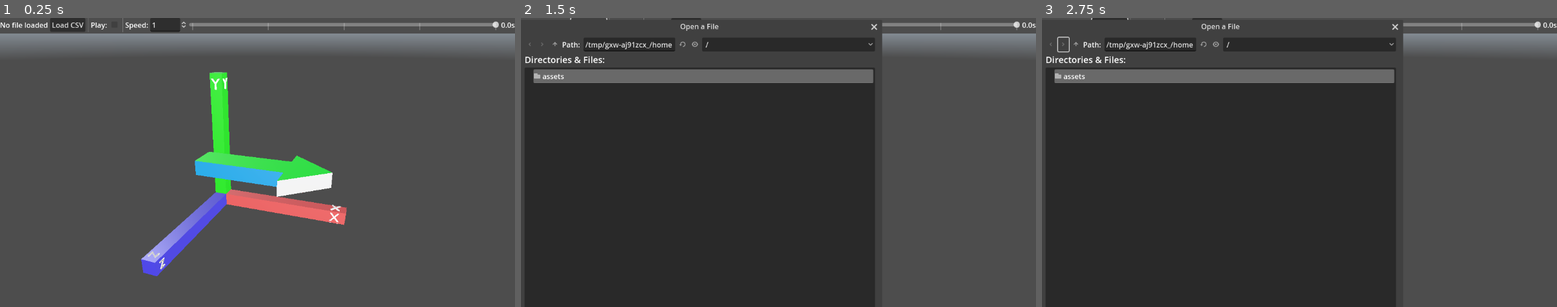
Above: before the commit, frames 1-3 (left to right).
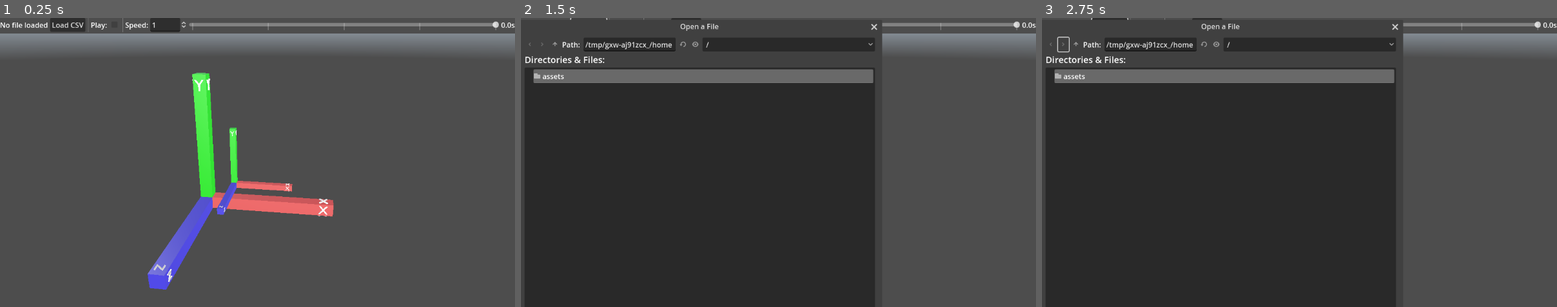
Above: after the commit, the same moments.

Repository: manforowicz/3d-rotation-visualizer
Game: Godot game, scene res://main.tscn
Two runs of this game, one before a commit and one after it. Both use one fixed random seed, a clock stepped at 60 frames per second and the inputs below. A sky picture missing from this copy of the repository is replaced by a grey-blue gradient.
Inputs (mouse positions are in pixels of both pictures, inside the frame that each line leads up to):
- Up to frame 1 (0.25 s): no input
- Up to frame 2 (1.5 s): tap Enter at 0.5 s; move the mouse to (891, 148) at 0.52 s; click (891, 148) at 0.67 s; click "Load CSV" at 1.25 s
- Up to frame 3 (2.75 s): click (1062, 44) at 2 s

The runs differ from the first frame. In frame 1, 7.3% of the frame differs, in the area x 27-68%, y 18-94%; in frame 2, less than 0.1%; in frame 3, less than 0.1%.

Commit message:
Changed first value in CSV to be real

Diff:
--- a/LoadCSV.gd
+++ b/LoadCSV.gd
@@ -34,7 +34,11 @@
 			vals.append(elem.strip_edges().to_float())
 
 		times.append(vals[0])
-		quaternions.append(Quaternion(vals[1], vals[2], vals[3], vals[4]))
+		var real = vals[1]
+		var i = vals[2]
+		var j = vals[3]
+		var k = vals[4]
+		quaternions.append(Quaternion(i, j, k, real))
 
 	file.close()
 
--- a/main.tscn
+++ b/main.tscn
@@ -1,8 +1,7 @@
-[gd_scene load_steps=10 format=3 uid="uid://uvqykp4o1ups"]
+[gd_scene load_steps=9 format=3 uid="uid://uvqykp4o1ups"]
 
 [ext_resource type="Script" path="res://LoadCSV.gd" id="1_1361n"]
 [ext_resource type="Texture2D" uid="uid://xv2vmt67ie6" path="res://assets/starmap_2020_4k.exr" id="1_pdgtm"]
-[ext_resource type="PackedScene" uid="uid://c2e3g15pghepr" path="res://assets/arrow.glb" id="1_sonsq"]
 [ext_resource type="PackedScene" uid="uid://dwwiu886b7ly" path="res://assets/axis.glb" id="2_7xri3"]
 [ext_resource type="Script" path="res://VideoControls.gd" id="2_jcikg"]
 [ext_resource type="Script" path="res://CameraPivot.gd" id="5_h2y8d"]
@@ -121,16 +120,18 @@
 transform = Transform3D(0.5, 0, 0, 0, 0.5, 0, 0, 0, 0.5, -5, -5, -5)
 
 [node name="CameraPivot" type="Node3D" parent="SubViewportContainer/mainView/world"]
-transform = Transform3D(0.939693, -0.127015, 0.317561, 0, 0.928486, 0.371368, -0.34202, -0.348972, 0.872491, 0, 0, 0)
+transform = Transform3D(0.989273, -0.0542505, 0.135636, 0, 0.928486, 0.371368, -0.146083, -0.367384, 0.918525, 0, 0, 0)
 script = ExtResource("5_h2y8d")
 
 [node name="Camera3D" type="Camera3D" parent="SubViewportContainer/mainView/world/CameraPivot"]
 transform = Transform3D(1, 0, 0, 0, 1, 0, 0, 0, 1, 0, 0, 21.415)
 fov = 45.0
 
-[node name="Satellite" parent="SubViewportContainer/mainView" instance=ExtResource("1_sonsq")]
+[node name="Satellite" type="Node3D" parent="SubViewportContainer/mainView"]
 unique_name_in_owner = true
-rotation_edit_mode = 1
+
+[node name="axis" parent="SubViewportContainer/mainView/Satellite" instance=ExtResource("2_7xri3")]
+transform = Transform3D(0.2, 0, 0, 0, 0.2, 0, 0, 0, 0.2, -2, -2, -2)
 
 [connection signal="data_chosen" from="Controls/LoadCSV" to="Controls/VideoControls" method="_on_load_csv_data_chosen"]
 [connection signal="file_selected" from="Controls/LoadCSV/FileDialog" to="Controls/LoadCSV" method="_on_file_dialog_file_selected"]
